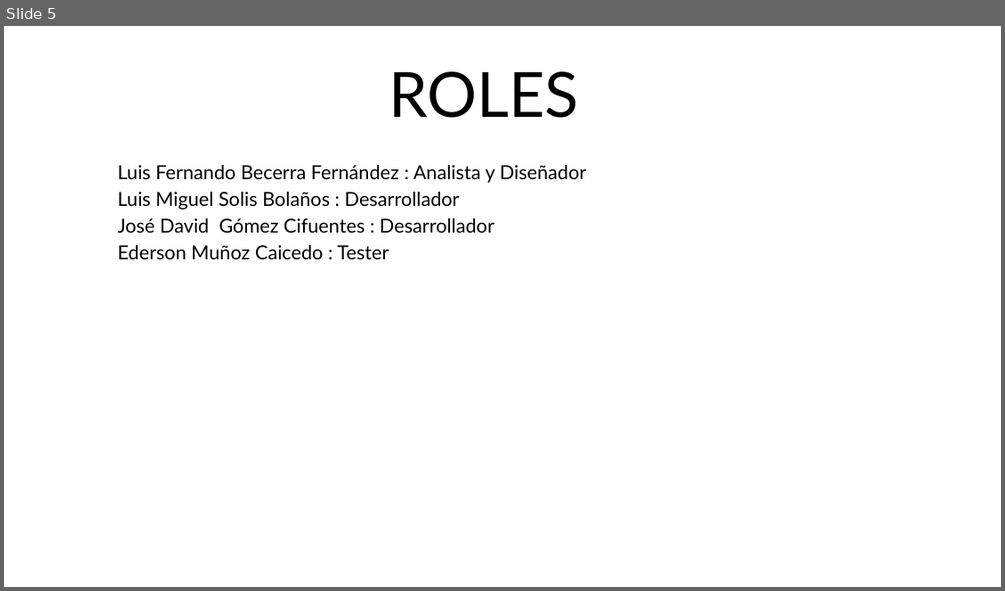
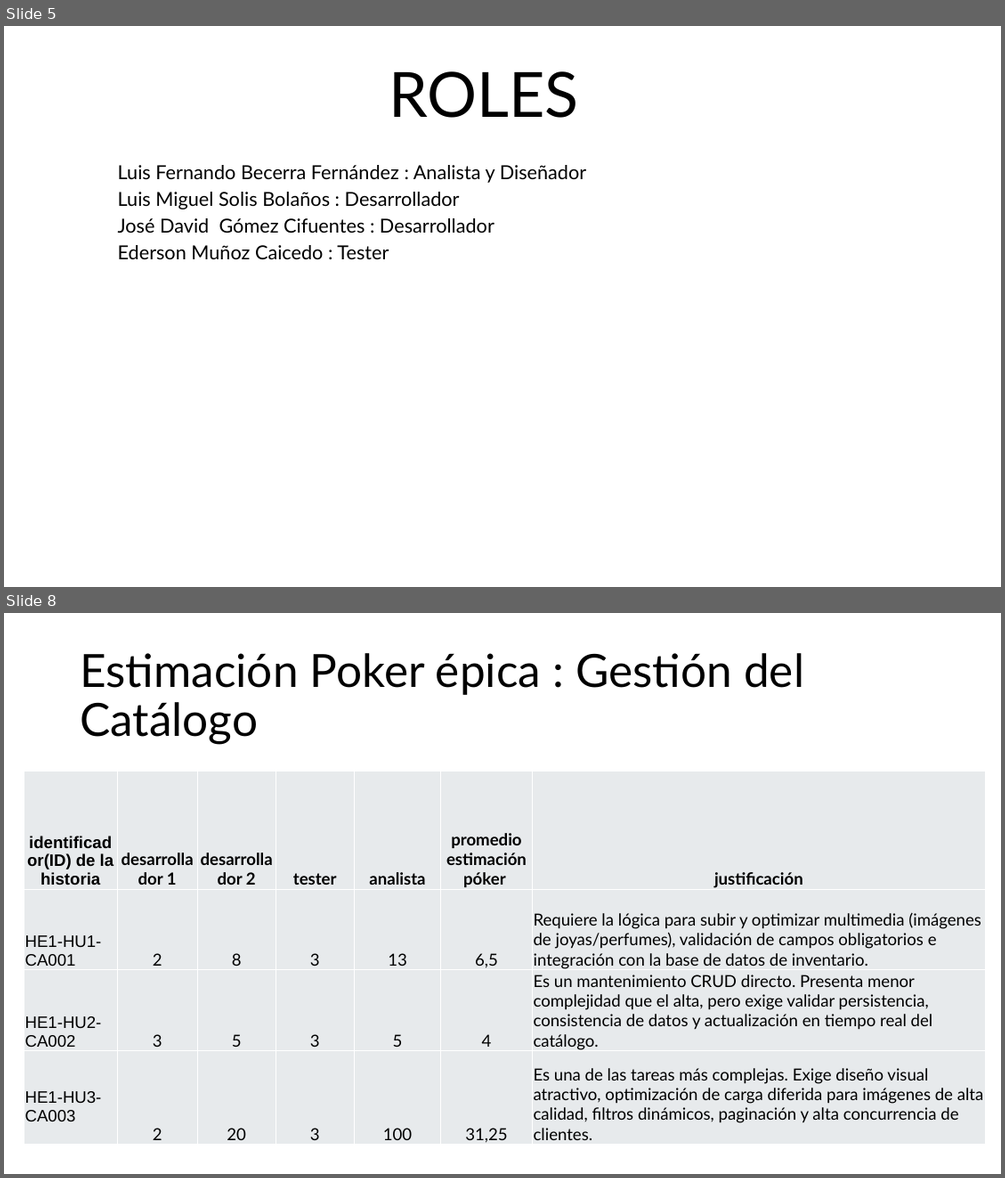
Before and after one commit to EdersonMunoz/PaginaWeb_Joyeria_Eden, a slide deck: PresentacionProyecto(JoyeriaEdén).pptx. Shown one above the other, each under a label of ours: slide 5 before the commit, slides 5 and 8 after it; the slides between them are not shown. The pictures are 1005x591 and 1005x1178 pixels, drawn with LibreOffice and Linux fonts; fonts in the diff are those of the drawing. Boxes give left, top, right and bottom in pixels: in the first picture for what was removed or moved away, otherwise in the second. Text is boxed around its words. In the diff, an @@ line names an element or a change of style, - is before the commit and + after.

```diff
--- a/PresentacionProyecto(JoyeriaEdén).pptx
+++ b/PresentacionProyecto(JoyeriaEdén).pptx
@@ slide 8 added at [4,613,1001,1174], background #FFFFFF @@
@@ title added at [80,653,804,745], 44 pt, text #000000 @@
+Estimación Poker épica : Gestión del Catálogo
@@ table added at [24,771,986,1146], 4 rows, 7 columns @@
+identificador(ID) de la historia | desarrollador 1 | desarrollador 2 | tester | analista | promedio estimación póker | justificación
+HE1-HU1-CA001 | 2 | 8 | 3 | 13 | 6,5 | Requiere la lógica para subir y optimizar multimedia (imágenes de joyas/perfumes), validación de campos obligatorios e integración con la base de datos de inventario.
+HE1-HU2-CA002 | 3 | 5 | 3 | 5 | 4 | Es un mantenimiento CRUD directo. Presenta menor complejidad que el alta, pero exige validar persistencia, consistencia de datos y actualización en tiempo real del catálogo.
+HE1-HU3-CA003 | 2 | 20 | 3 | 100 | 31,25 | Es una de las tareas más complejas. Exige diseño visual atractivo, optimización de carga diferida para imágenes de alta calidad, filtros dinámicos, paginación y alta concurrencia de clientes.
```
Also in this commit, not shown: 4 other slides added, 17 other files.
